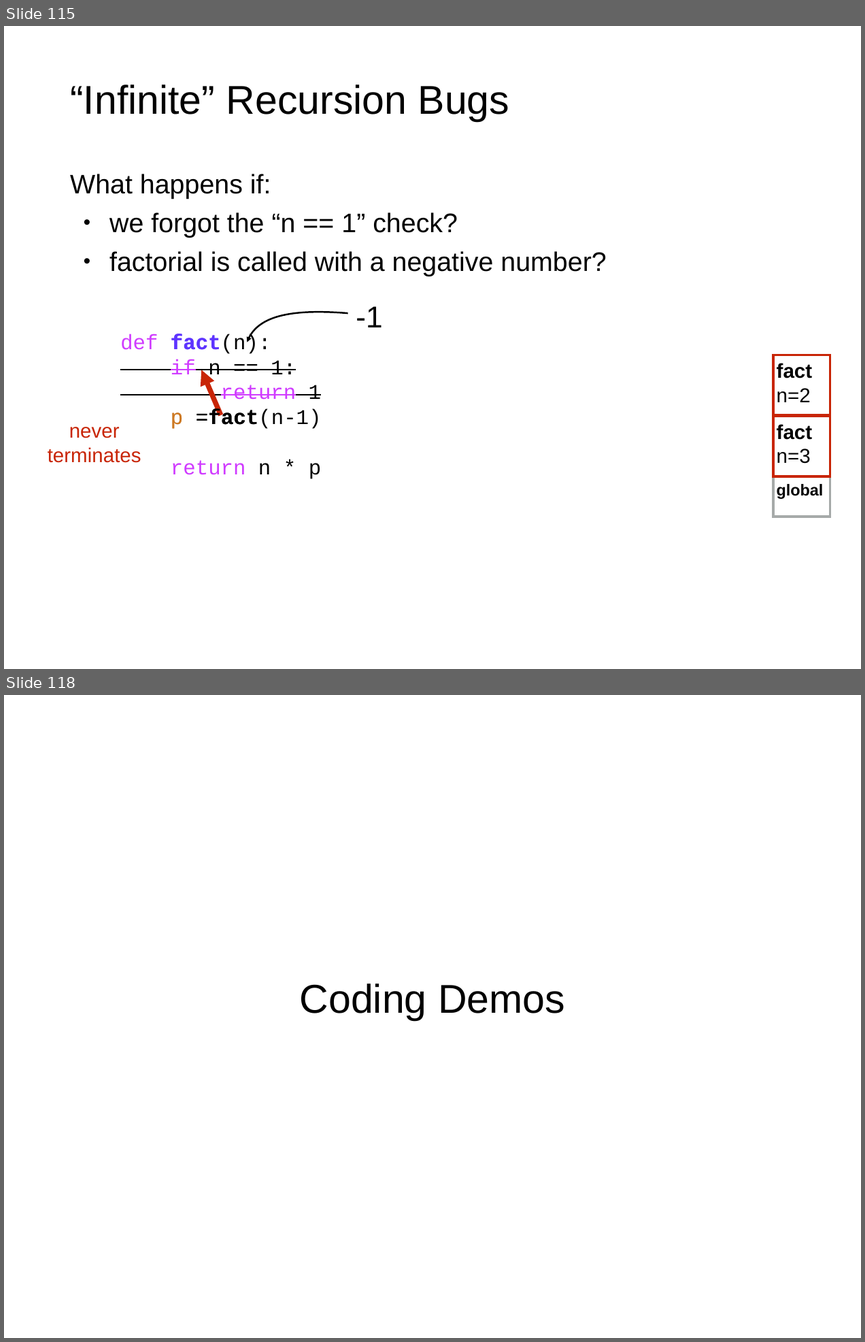
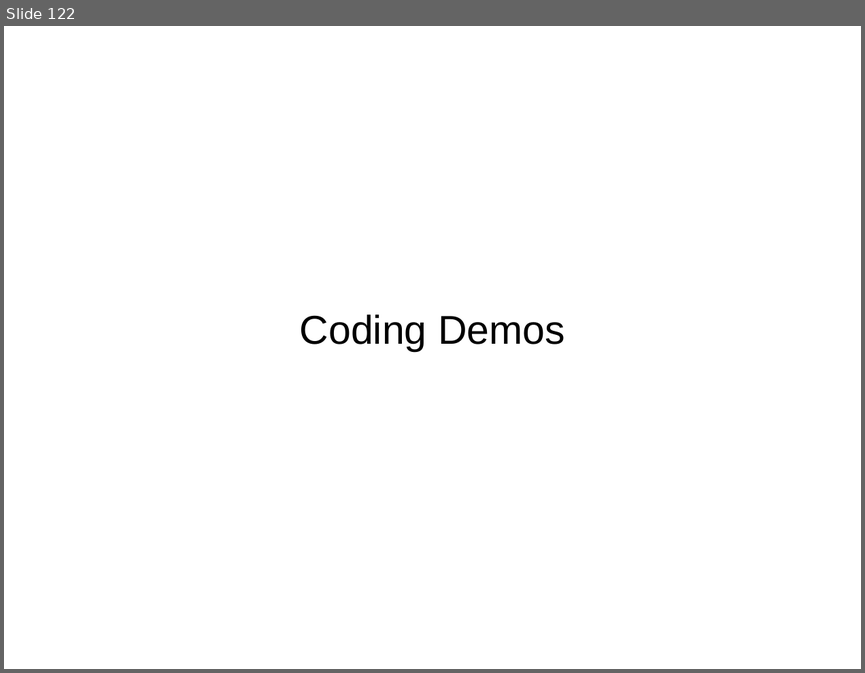
Before and after one commit to rogersjeffreyl/caraza-harter-com, a slide deck: tyler/meena/cs220/s20/materials/lec_23_S20.pptx. Shown one above the other, each under a label of ours: slides 115 and 118 before the commit, slide 122 after it; the slides between them are not shown. The pictures are 865x1342 and 865x673 pixels, drawn with LibreOffice and Linux fonts; fonts in the diff are those of the drawing. Boxes give left, top, right and bottom in pixels: in the first picture for what was removed or moved away, otherwise in the second. Text is boxed around its words. In the diff, an @@ line names an element or a change of style, - is before the commit and + after.

Commit message:
CS 220 Lecture 23 Recursion

```diff
--- a/tyler/meena/cs220/s20/materials/lec_23_S20.pptx
+++ b/tyler/meena/cs220/s20/materials/lec_23_S20.pptx
@@ slide 115 removed at (4, 26, 861, 669), background #FFFFFF @@
@@ title removed at (70, 84, 510, 121) @@
-“Infinite” Recursion Bugs
@@ text removed at (70, 174, 606, 276) @@
-What happens if:
-• we forgot the “n == 1” check?
-• factorial is called with a negative number?
@@ text removed at (356, 306, 382, 327) @@
--1
@@ freeform shape removed at (247, 312, 347, 342) @@
@@ text removed at (120, 334, 321, 479) @@
-def fact(n):
-if n == 1:
-return 1
-p = fact(n-1)
-return n * p
@@ text removed at (171, 334, 271, 429) @@
-fact
-p = fact
@@ arrow removed from (221, 415) to (202, 370) @@
@@ rectangle removed at (773, 355, 830, 415) @@
-fact
-n=2
@@ text removed at (48, 427, 141, 463) @@
-never
-terminates
@@ rectangle removed at (773, 416, 830, 476) @@
-fact
-n=3
@@ rectangle removed at (773, 476, 830, 516) @@
-global
@@ what was slide 118 is now slide 122 @@
```
Also in this commit, not shown: 100 slides changed, 9 slides added, 4 other slides removed, 1 other file.
